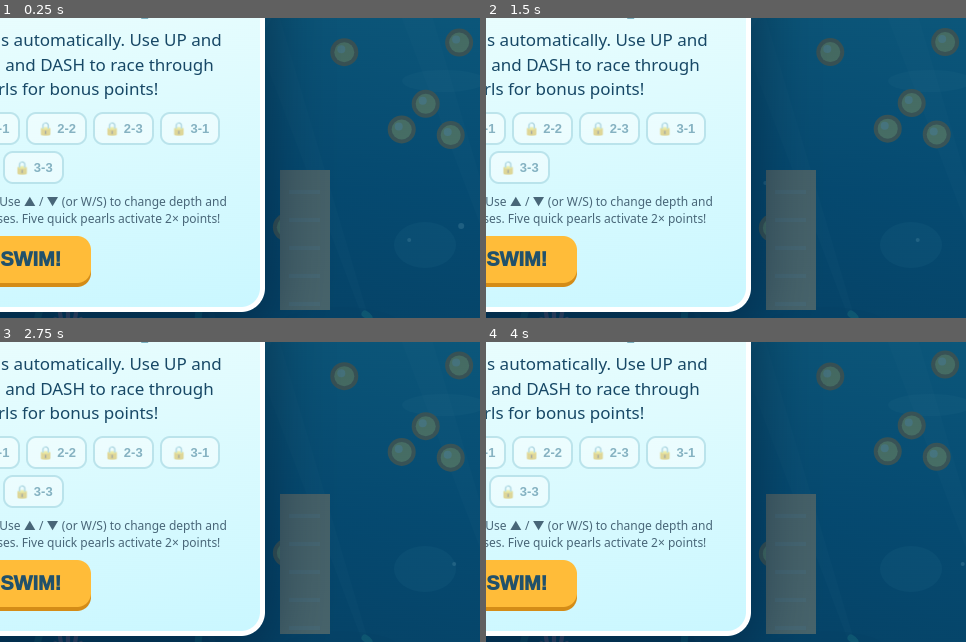
Above: before the commit, frames 1-4 (two rows, left to right).
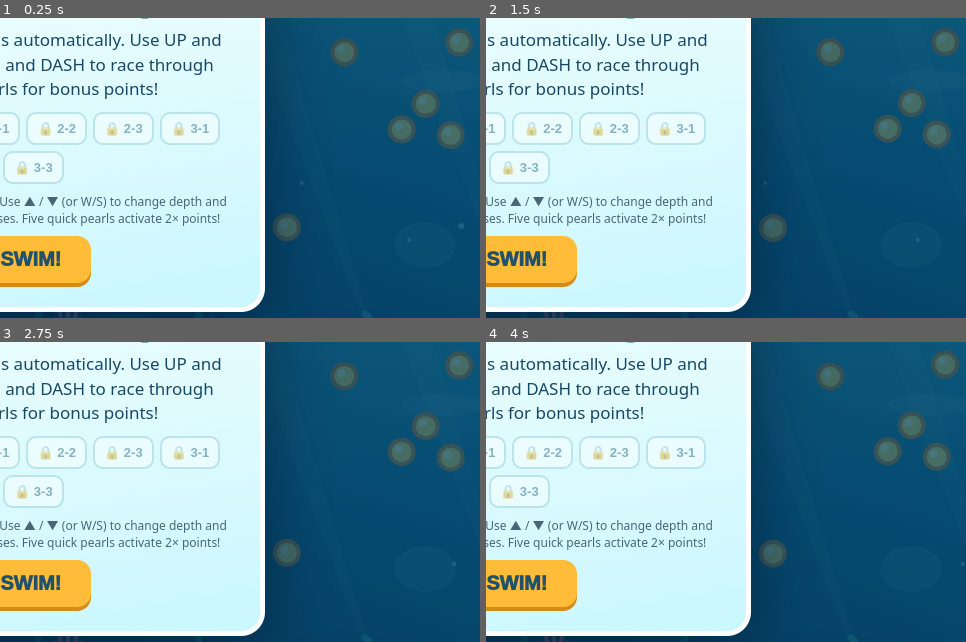
Above: after the commit, the same moments.

Repository: flowbeacon-labs/little-shark-ocean-quest
Game: browser game, page index.html
The game is run twice, just before and just after one commit, with the same random seed, the same clock (stepped at 60 frames per second) and the same inputs.
Inputs (mouse positions are % of the whole screen's width and height, from its top left):
- Up to frame 1 (0.25 s): no input
- Up to frame 2 (1.5 s): click (50, 50) at 0.27 s; hold Right from 1.03 s (still down); tap Space at 1.1 s
- Up to frame 3 (2.75 s): release Right at 1.53 s; hold Down 1.58-1.85 s; tap Space at 1.6, 2.1, 2.6 s; hold Left 1.9-2.47 s; hold Up from 2.52 s (still down)
- Up to frame 4 (4 s): release Up at 2.82 s; hold Right 2.87-3.53 s; tap Space at 3.1, 3.6 s; hold Up 3.58-3.82 s; hold Left from 3.87 s (still down)
The pictures show only the part of the screen within x 50-100%, y 33-83%; the shares and areas given below are measured in that part.

The runs differ from the first frame. In frame 1, 4.5% of the frame differs, in the area x 58-69%, y 50-98%; in frame 2, 4.5%; in frame 3, 4.5%; in frame 4, 4.5%.

Commit message:
Remove fixed obstacles while retaining moving octopus enemies

Diff:
--- a/game.js
+++ b/game.js
@@ -21,7 +21,6 @@
  coins=[];enemies=[];powerups=[];walls=[];
  for(let i=0;i<count;i++){let x=250+i*(worldWidth-540)/count;let y=135+rand(i*73+index*107)*260;coins.push({x,y,got:false});if(i%5===1&&x<worldWidth-160){coins.push({x:x+24,y:y-27,got:false},{x:x+49,y:y+3,got:false});}}
  for(let i=0;i<7+danger*2;i++){const x=490+i*(worldWidth-950)/(6+danger*2);enemies.push({x,baseY:140+rand(index*109+i*23)*235,y:0,phase:rand(i*53+index*11)*6,alive:true,hit:0,r:22+Math.min(10,Math.floor(index/3)*4),pattern:i%3,drift:10+rand(i*31+index*9)*35,tempo:.024+rand(i*19+3)*.025});}
- for(let i=0;i<4+Math.floor(index/2);i++){let x=760+i*(worldWidth-1190)/(3+Math.floor(index/2));walls.push({x,y:(i%2?TOP:320),w:50,h:(i%2?175:140)});}
  for(let i=0;i<2;i++)powerups.push({x:1150+i*(worldWidth-1550)/2,y:180+((i+index)%3)*70,type:i===0?'shield':'bonus',got:false});
  updateHUD();}
 function updateHUD(){el('world').textContent=`WORLD ${Math.floor(level/3)+1} · LEVEL ${level%3+1}`;el('pearls').textContent=`🟡 ${score}`;el('hearts').textContent='❤️'.repeat(Math.max(0,lives));el('best').textContent=`BEST ${Math.max(best,score)}`;el('sound').textContent=muted?'🔇':'🔊';}
@@ -61,7 +60,6 @@
  if(invincible>0)invincible--;
  if(frame%3===0){trail.push({x:player.x,y:player.y,age:0,dash:dashTime>0});if(trail.length>22)trail.shift();}for(const b of trail)b.age++;trail=trail.filter(b=>b.age<28);
  if(frame>comboUntil)combo=0;
- for(const w of walls){if(player.x+45>w.x&&player.x-35<w.x+w.w&&player.y+19>w.y&&player.y-19<w.y+w.h){if(dashTime>0){player.x=player.x<w.x? w.x-47:w.x+w.w+39;}else hurt();}}
  for(const c of coins){if(!c.got&&near(player.x,player.y,c.x,c.y,34)){c.got=true;combo=Math.min(10,combo+1);comboUntil=frame+145;const bonus=combo>=5?2:1;score+=bonus;if(combo===5)toast('🔥 PEARL RUSH! DOUBLE POINTS');sound(550+combo%6*75,65,'triangle');}}
  for(const p of powerups){if(!p.got&&near(player.x,player.y,p.x,p.y,40)){p.got=true;if(p.type==='shield'){shield=1;toast('🛡️ Bubble shield!');}else{score+=10;toast('✨ 10 bonus pearls!');}sound(910,180,'sine');}}
  for(const e of enemies){if(!e.alive)continue;e.y=e.baseY+Math.sin(frame*e.tempo*(1+level*.04)+e.phase)*(e.pattern===1? …(235 unchanged characters)…
@@ -99,6 +97,6 @@
   for(let i=0;i<10;i++){const x=(i*167+frame*27)%W,y=80+(i*43)%360;g.beginPath();g.moveTo(x,y);g.lineTo(x-67,y);g.stroke();}}
  g.restore();
 }
-function drawWorld(){const theme=themes[Math.floor(level/3)] …(256 unchanged characters)… xt(p.type==='shield'?'🛡️':'⭐',x,p.y+8);}drawWalls(theme);for(const e of enemies)drawOctopus(e,the …(362 unchanged characters)…
+function drawWorld(){const theme=themes[Math.floor(level/3)] …(256 unchanged characters)… xt(p.type==='shield'?'🛡️':'⭐',x,p.y+8);}for(const e of enemies)drawOctopus(e,the …(362 unchanged characters)…
 let prev=0,acc=0;function loop(now){const dt=Math.min(50,now-prev||16.67);prev=now;acc+=dt;while(acc>=16.667){if(mode== …(210 unchanged characters)…
 })();
